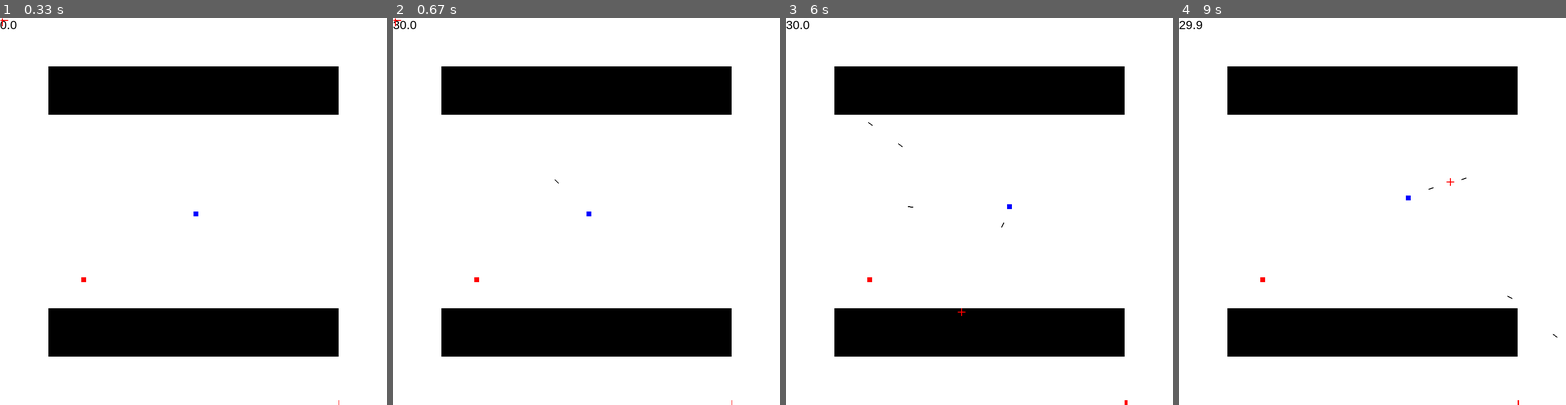
Above: before the commit, frames 1-4 (left to right).
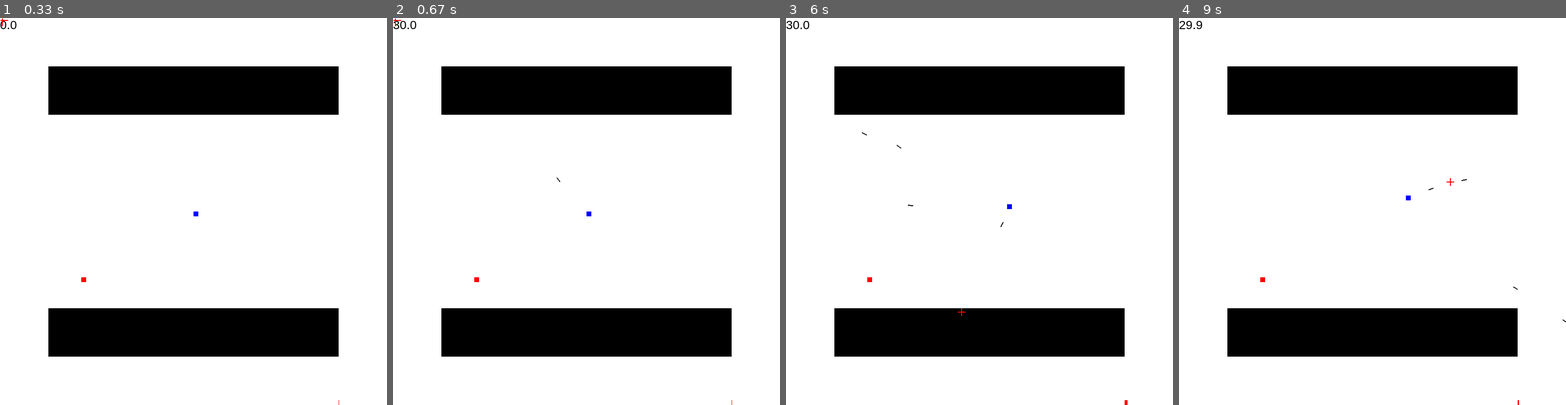
Above: after the commit, the same moments.

Repository: zwang20/Chaos
Game: pygame game, started from chaos.py
The game is run twice, just before and just after one commit, with the same random seed, the same clock (stepped at 60 frames per second) and the same inputs.
Inputs (mouse positions are in pixels of both pictures, inside the frame that each line leads up to):
- Up to frame 1 (0.33 s): no input
- Up to frame 2 (0.67 s): tap Space at 0.33 s
- Up to frame 3 (6 s): hold Right 0.67-1.13 s; move the mouse to (1103, 199) at 0.7 s; tap Space at 0.73, 1.03, 1.23, 1.57, 1.87, 2.07, 2.37, 2.63, 2.97, 3.27, 3.4, 3.8, 4.1, 4.47, 4.87, 5.17, 5.37, 5.67, 5.87 s; hold Up 1.17-1.47 s; move the mouse to (979, 238) at 1.2 s; hold Right 1.5-1.97 s; move the mouse to (886, 215) at 1.53 s; hold Left 2-2.53 s; move the mouse to (1018, 296) at 2.03 s; hold Down 2.57-2.87 s; move the mouse to (859, 304) at 2.6 s; hold Left 2.9-3.3 s; move the mouse to (1037, 76) at 2.93 s; hold Up 3.33-3.7 s; move the mouse to (1122, 346) at 3.37 s; hold Right 3.73-4.37 s; move the mouse to (1025, 246) at 3.77 s; hold Down 4.4-4.77 s; move the mouse to (987, 79) at 4.43 s; hold Left 4.8-5.27 s; move the mouse to (886, 134) at 4.83 s; hold Right 5.3-5.77 s; move the mouse to (840, 199) at 5.33 s; hold Up from 5.8 s (still down); move the mouse to (960, 312) at 5.83 s
- Up to frame 4 (9 s): release Up at 6.1 s; hold Right 6.13-6.6 s; move the mouse to (1372, 257) at 6.17 s; tap Space at 6.2, 6.5, 6.7, 7, 7.27, 7.6, 7.9, 8.03, 8.43, 8.73 s; hold Left 6.63-7.17 s; move the mouse to (1360, 145) at 6.67 s; hold Down 7.2-7.5 s; move the mouse to (1519, 358) at 7.23 s; hold Left 7.53-7.93 s; move the mouse to (1473, 273) at 7.57 s; hold Up 7.97-8.33 s; move the mouse to (1310, 83) at 8 s; hold Right from 8.37 s (still down); move the mouse to (1449, 180) at 8.4 s

Frame 1 is identical in both runs. In frame 2, less than 0.1% of the frame differs, in the area x 41-44%, y 41-43%; in frame 3, less than 0.1%, in the area x 19-57%, y 26-55%; in frame 4, less than 0.1%.

Commit message:
Re done spread

Diff:
--- a/chaos.py
+++ b/chaos.py
@@ -209,7 +209,7 @@
     smart_spawn()
 
     # bullet spread
-    spread = 0
+    spread = 5
 
     while True:
 
@@ -295,11 +295,16 @@
 
         player.angle = Player.get_angle(player)
 
+        # spread
+        player.angle += random.randint(-spread, spread)
 
         # Fire
         if fire and cooldown < 100 and cooldown % 4 == 0:
+
+            # bullet here
             Bullet(player.x + player.width/2, player.y + player.height/2, player.angle, 10)
-            # bullet here
+
+            #cooldown
             cooldown += 10
 
 
